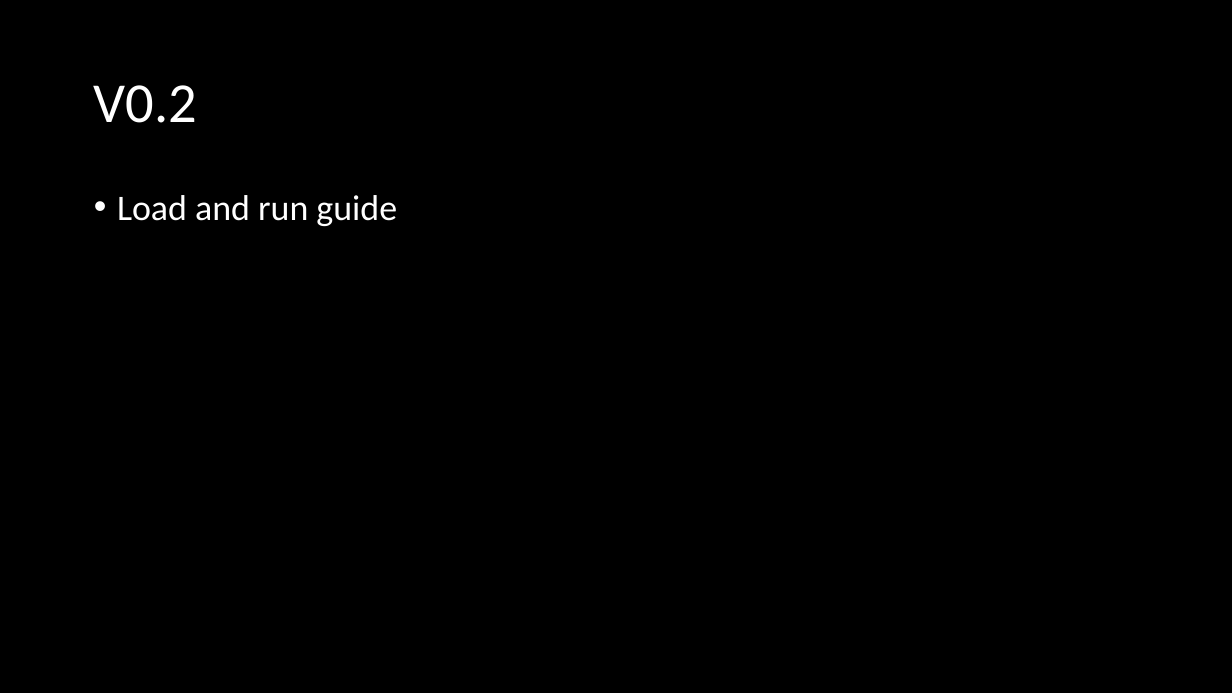
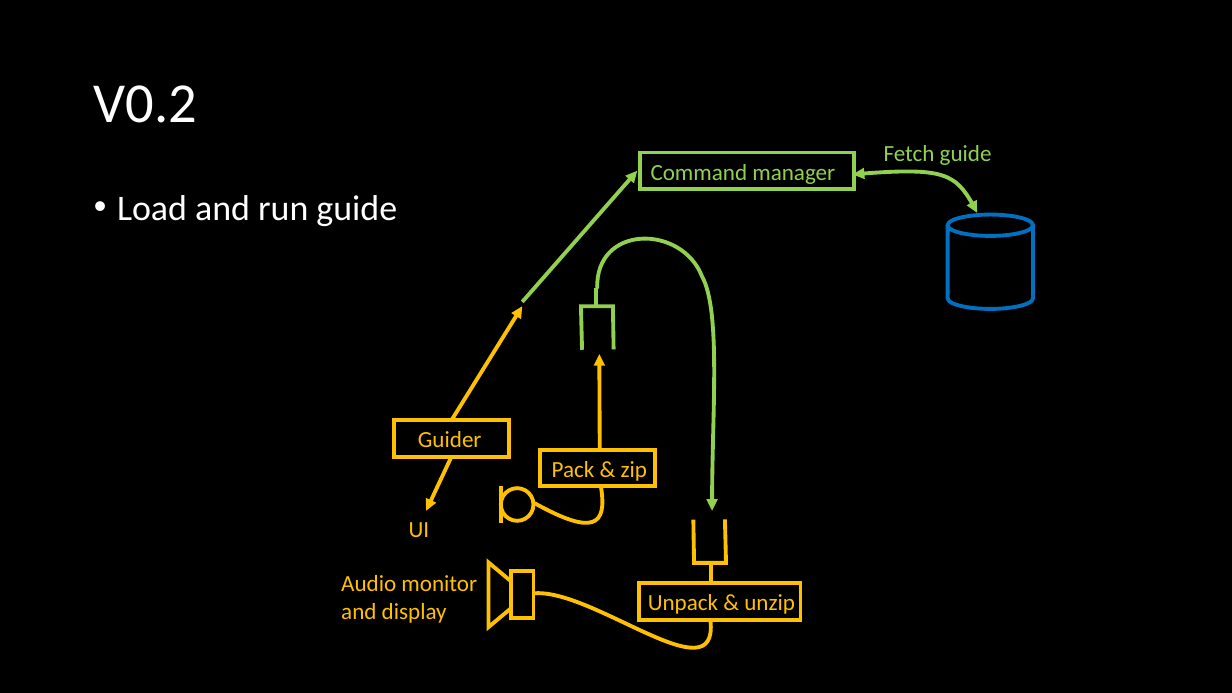
Before and after one commit to sweatysock/jock, a slide deck: slide 10 of design notes.pptx (slide 9 before the commit). Drawn at 1232x693 pixels with LibreOffice and Linux fonts; fonts in the diff are those of the drawing. Boxes give left, top, right and bottom in pixels: in the first picture for what was removed or moved away, otherwise in the second. Text is boxed around its words. In the diff, an @@ line names an element or a change of style, - is before the commit and + after.

```diff
--- a/design notes.pptx
+++ b/design notes.pptx
@@ text added at (x1=884, y1=145, x2=992, y2=165), 18 pt, text #92D050 @@
+Fetch guide
@@ arrow added from (522, 302) to (638, 171), #92D050 3 pt @@
@@ rectangle added at (x1=640, y1=152, x2=854, y2=189), outline #92D050 3 pt @@
@@ text added at (x1=651, y1=164, x2=835, y2=184), 18 pt, text #92D050 @@
+Command manager
@@ freeform shape added at (x1=853, y1=172, x2=978, y2=213), outline #92D050 3 pt @@
@@ freeform shape added at (x1=597, y1=238, x2=714, y2=511), outline #92D050 3 pt @@
@@ cylinder added at (x1=948, y1=214, x2=1033, y2=309), outline #0070C0 3 pt @@
@@ line added from (596, 306) to (596, 287), #92D050 3 pt @@
@@ arrow added from (452, 421) to (522, 306), #FFC000 3 pt @@
@@ freeform shape added at (x1=581, y1=306, x2=614, y2=349), outline #92D050 3 pt @@
@@ arrow added from (600, 450) to (600, 354), #FFC000 3 pt @@
@@ rectangle added at (x1=394, y1=421, x2=508, y2=457), outline #FFC000 3 pt @@
@@ text added at (x1=418, y1=431, x2=482, y2=447), 18 pt, text #FFC000 @@
+Guider
@@ arrow added from (452, 457) to (426, 511), #FFC000 3 pt @@
@@ rectangle added at (x1=541, y1=450, x2=655, y2=486), outline #FFC000 3 pt @@
@@ text added at (x1=552, y1=461, x2=648, y2=481), 18 pt, text #FFC000 @@
+Pack & zip
@@ ellipse added at (x1=501, y1=488, x2=533, y2=520), outline #FFC000 3 pt @@
@@ line added from (501, 486) to (501, 523), #FFC000 3 pt @@
@@ freeform shape added at (x1=535, y1=488, x2=603, y2=523), outline #FFC000 3 pt @@
@@ text added at (x1=409, y1=522, x2=430, y2=537), 18 pt, text #FFC000 @@
+UI
@@ freeform shape added at (x1=693, y1=519, x2=726, y2=563), outline #FFC000 3 pt @@
@@ trapezoid added at (x1=489, y1=563, x2=511, y2=628), outline #FFC000 3 pt @@
@@ line added from (711, 563) to (711, 581), #FFC000 3 pt @@
@@ text added at (x1=341, y1=575, x2=477, y2=623), 18 pt, text #FFC000 @@
+Audio monitor
+and display
@@ rectangle added at (x1=511, y1=571, x2=533, y2=618), outline #FFC000 3 pt @@
@@ freeform shape added at (x1=533, y1=593, x2=711, y2=648), outline #FFC000 3 pt @@
@@ rectangle added at (x1=639, y1=583, x2=800, y2=619), outline #FFC000 3 pt @@
@@ text added at (x1=648, y1=594, x2=795, y2=614), 18 pt, text #FFC000 @@
+Unpack & unzip
```
Also in this commit, not shown: 6 other slides changed, 10 slides added, 21 other files.
